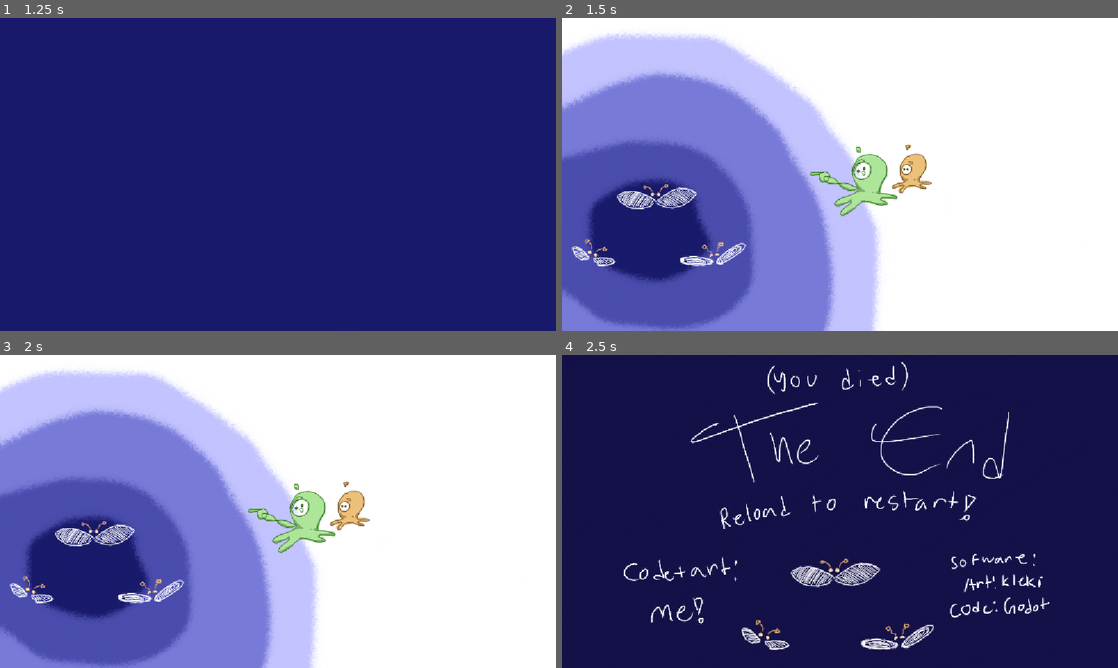
Above: before the commit, frames 1-4 (two rows, left to right).
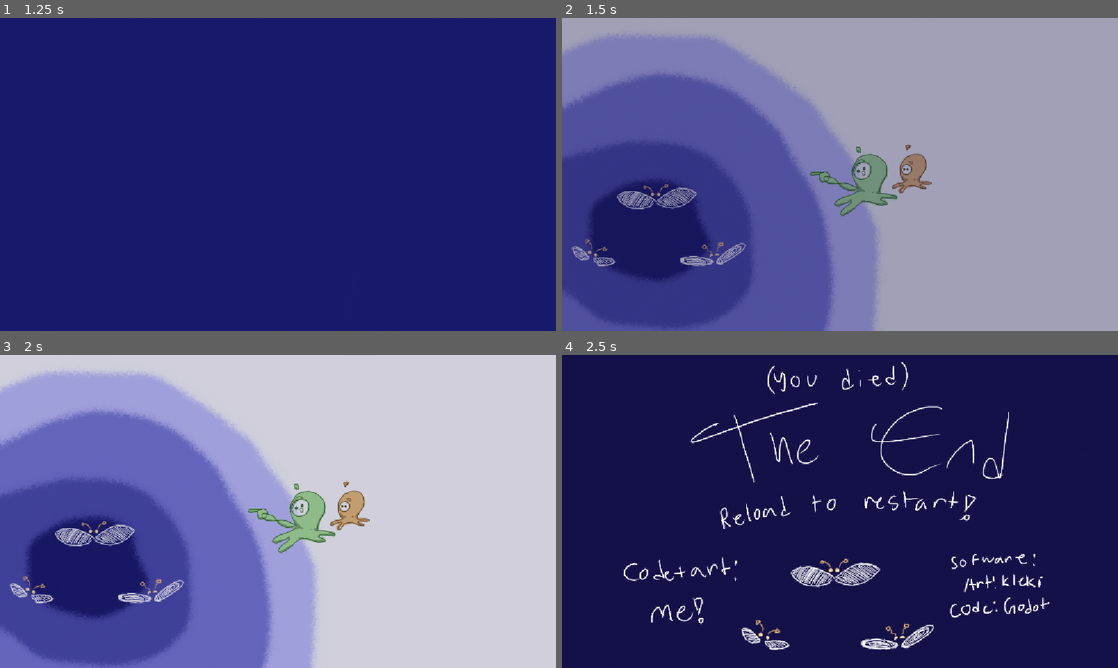
Above: after the commit, the same moments.

Repository: Pine-ber-EE/thingscrumbleapart
Game: Godot game, scene res://scenes/game.tscn
The game is run twice, just before and just after one commit, with the same random seed, the same clock (stepped at 60 frames per second) and the same inputs.
Inputs (mouse positions are in pixels of both pictures, inside the frame that each line leads up to):
- Up to frame 1 (1.25 s): tap Enter (ui_accept) at 0.5, 0.77 s; move the mouse to (400, 158) at 0.52 s; hold Right (ui_right) from 0.53 s (still down); tap Alt at 0.6 s; click (400, 158) at 0.67 s
- Up to frame 2 (1.5 s): keep holding Right (ui_right); tap Enter (ui_accept) at 1.25 s; move the mouse to (728, 190) at 1.27 s; tap Shift at 1.35 s
- Up to frame 3 (2 s): keep holding Right (ui_right); tap Enter (ui_accept) at 1.52 s
- Up to frame 4 (2.5 s): move the mouse to (895, 442) at 2.02 s; release Right (ui_right) at 2.03 s; hold Left (ui_left) from 2.03 s (still down); tap Alt at 2.1 s

Frame 1 is identical in both runs. In frame 2, 95% of the frame differs, in the area x 0-100%, y 0-100%; in frame 3, 83%; in frame 4, nothing differs.

Commit message:
bug fixes
:)))

Diff:
--- a/scenes/cutscene.gd
+++ b/scenes/cutscene.gd
@@ -15,7 +15,7 @@
 
 	timer += delta * 0.4
 	frame = round(timer)
-	if frame == 4:
+	modulate.a = fmod(timer+0.5,1)+0.5
+	if frame == 5:
 		emit_signal("bob2")
 		visible = false
-	pass
--- a/scenes/cutscene.tscn
+++ b/scenes/cutscene.tscn
@@ -7,6 +7,7 @@
 [ext_resource type="Texture2D" uid="uid://dv202qot0y0nt" path="res://assets/cutscene/frame1.png" id="2_3ptll"]
 [ext_resource type="Script" uid="uid://crj0yw2q88o2d" path="res://scenes/fade.gd" id="3_0sipp"]
 [ext_resource type="Texture2D" uid="uid://b38n64xbmqlfa" path="res://assets/cutscene/frame2.png" id="3_d18fx"]
+[ext_resource type="Texture2D" uid="uid://b7miigxtts5c4" path="res://assets/cutscene/frame3.png" id="5_d18fx"]
 
 [sub_resource type="SpriteFrames" id="SpriteFrames_dpuov"]
 animations = [{
@@ -22,6 +23,9 @@
 }, {
 "duration": 1.0,
 "texture": ExtResource("3_d18fx")
+}, {
+"duration": 1.0,
+"texture": ExtResource("5_d18fx")
 }, {
 "duration": 1.0,
 "texture": ExtResource("1_3ptll")
--- a/scenes/damage.gd
+++ b/scenes/damage.gd
@@ -1,10 +1,7 @@
 extends Area2D
 
 signal bob
-var start = 0
 
 func _on_body_entered(body: Node2D) -> void:
 	if body.name == "player":
-		if start == 1:
-			emit_signal("bob")
-			print("haiii")
+		emit_signal("bob")
--- a/scenes/debris.gd
+++ b/scenes/debris.gd
@@ -2,6 +2,7 @@
 
 const SPEED = 150.0
 var cut = 0
+var start = 0
 
 func _physics_process(delta: float) -> void:
 	# Add the gravity.
@@ -17,9 +18,13 @@
 
 	if(position.y > 1000):
 		if(cut == 1):
-			velocity.y=0
-			respawn()
+			if(start == 1):
+				velocity.y=0
+				respawn()
 
 func respawn():
+	rotation = 0
 	position.y=-50
-	position.x = randi_range(-180,220)
+	position.x = 5#randi_range(-180,220)
+	#rotate(deg_to_rad(randi_range(-40, 50)))
+	position.y=-100
--- a/scenes/game.gd
+++ b/scenes/game.gd
@@ -15,7 +15,7 @@
 # Called every frame. 'delta' is the elapsed time since the previous frame.
 func _process(delta: float) -> void:
 	if not $player.jumps==0:
-		$pressspace.visible = false;
+		$pressspace.visible = false
 
 func end_game():
 	print("hello")
@@ -23,6 +23,8 @@
 
 func cutscene_end():
 	$debris.cut = 1
+	$cutscene/Sprite2D.visible = false
 
 func start():
-	$damage.start=1
+	$debris.start = 1
+	#$damage.start += 1
--- a/scenes/game.tscn
+++ b/scenes/game.tscn
@@ -15,6 +15,7 @@
 [ext_resource type="Texture2D" uid="uid://dv202qot0y0nt" path="res://assets/cutscene/frame1.png" id="12_ssvqc"]
 [ext_resource type="Texture2D" uid="uid://b38n64xbmqlfa" path="res://assets/cutscene/frame2.png" id="13_264po"]
 [ext_resource type="Script" uid="uid://m0dtcjatojhy" path="res://scenes/cutscene.gd" id="14_1kice"]
+[ext_resource type="Texture2D" uid="uid://b7miigxtts5c4" path="res://assets/cutscene/frame3.png" id="14_rysoc"]
 [ext_resource type="Script" uid="uid://crj0yw2q88o2d" path="res://scenes/fade.gd" id="16_5newe"]
 
 [sub_resource type="WorldBoundaryShape2D" id="WorldBoundaryShape2D_dtx53"]
@@ -48,6 +49,9 @@
 }, {
 "duration": 1.0,
 "texture": ExtResource("13_264po")
+}, {
+"duration": 1.0,
+"texture": ExtResource("14_rysoc")
 }, {
 "duration": 1.0,
 "texture": ExtResource("10_ca42v")
@@ -115,14 +119,14 @@
 script = ExtResource("9_vtaks")
 
 [node name="Sprite2D" type="Sprite2D" parent="debris" unique_id=205574985]
-position = Vector2(-15, -44.000004)
+position = Vector2(6, -100)
 scale = Vector2(0.070011124, 0.0972863)
 texture = ExtResource("9_ca42v")
 
 [node name="damage" parent="debris" unique_id=1588641404 instance=ExtResource("4_lbhrr")]
 
 [node name="CollisionShape2D" type="CollisionShape2D" parent="debris/damage" unique_id=1891317242]
-position = Vector2(-15, -43)
+position = Vector2(6, -101)
 shape = SubResource("RectangleShape2D_dtx53")
 
 [node name="cutscene" type="Node2D" parent="." unique_id=1270152204]
@@ -132,12 +136,10 @@
 [node name="AnimatedSprite2D" type="AnimatedSprite2D" parent="cutscene" unique_id=2022119903]
 scale = Vector2(0.2950819, 0.295082)
 sprite_frames = SubResource("SpriteFrames_dpuov")
-autoplay = "default"
 frame_progress = 0.5392333
 script = ExtResource("14_1kice")
 
 [node name="Sprite2D" type="Sprite2D" parent="cutscene" unique_id=2118102783]
-visible = false
 z_index = -1
 texture = ExtResource("6_p57ef")
 script = ExtResource("16_5newe")
--- a/scenes/player.gd
+++ b/scenes/player.gd
@@ -8,9 +8,9 @@
 func _physics_process(delta: float) -> void:
 	if (jumps == 0):
 		modulate.a = 0.5
-		emit_signal("bob")
 	else:
 		modulate.a = 1
+		emit_signal("bob")
 	# Add the gravity.
 	if not is_on_floor():
 		if not (jumps == 0):
Binary file added: assets/cutscene/frame3.png
Not shown, added: assets/cutscene/frame3.png.import
